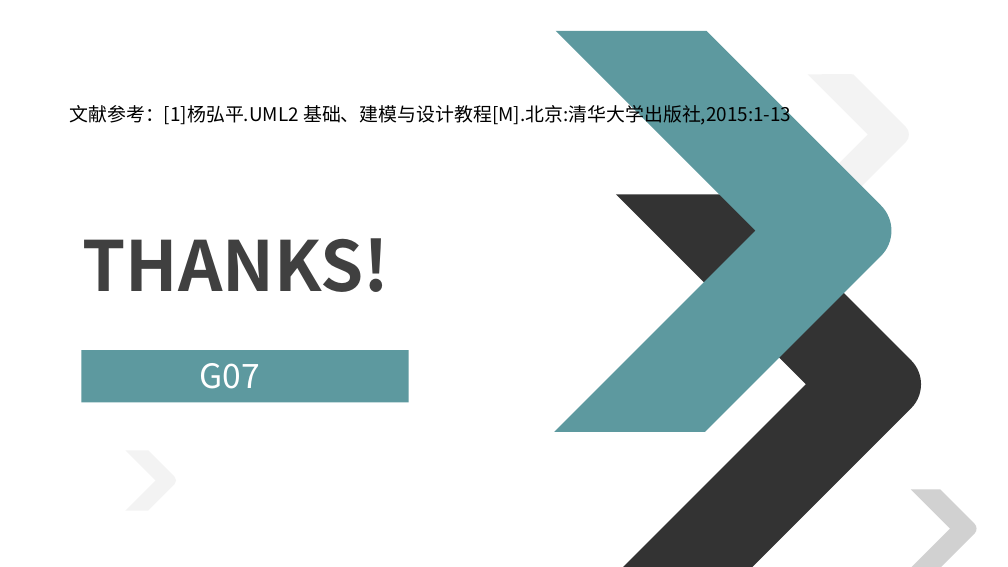
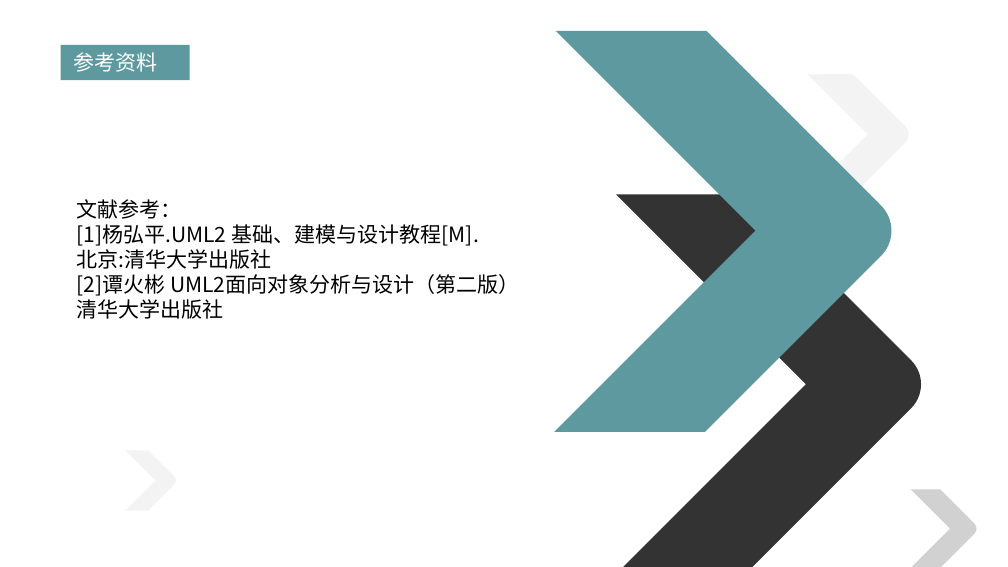
Before and after one commit to on6nx/requirement, a slide deck: slide 44 of uml1/G07翻转课堂1.pptx (slide 43 before the commit). Drawn at 1008x567 pixels with LibreOffice and Linux fonts; fonts in the diff are those of the drawing. Boxes give left, top, right and bottom in pixels: in the first picture for what was removed or moved away, otherwise in the second. Text is boxed around its words. In the diff, an @@ line names an element or a change of style, - is before the commit and + after.

```diff
--- a/uml1/G07翻转课堂1.pptx
+++ b/uml1/G07翻转课堂1.pptx
@@ rectangle added at (x1=60, y1=45, x2=189, y2=80), fill #5D999F @@
@@ text added at (x1=73, y1=52, x2=157, y2=72), 20 pt, text #FFFFFF @@
+参考资料
@@ text at (x1=76, y1=199, x2=520, y2=319): text changed; size 18 to 20 pt @@
-文献参考：[1]杨弘平.UML2 基础、建模与设计教程[M].北京:清华大学出版社,2015:1-13
+文献参考：
+[1]杨弘平.UML2 基础、建模与设计教程[M].
+北京:清华大学出版社
+[2]谭火彬 UML2面向对象分析与设计（第二版）
+清华大学出版社
@@ text removed at (x1=82, y1=238, x2=389, y2=292) @@
-THANKS!
@@ rectangle removed at (x1=81, y1=350, x2=408, y2=402) @@
@@ text removed at (x1=200, y1=363, x2=260, y2=389) @@
-G07
```
Also in this commit, not shown: 2 slides added.
